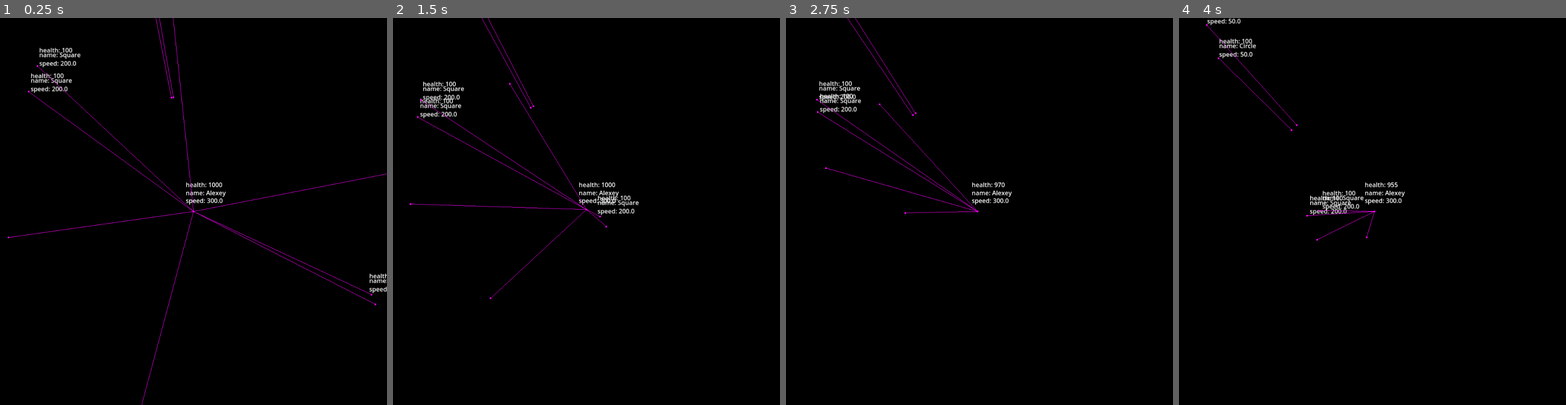
Above: before the commit, frames 1-4 (left to right).
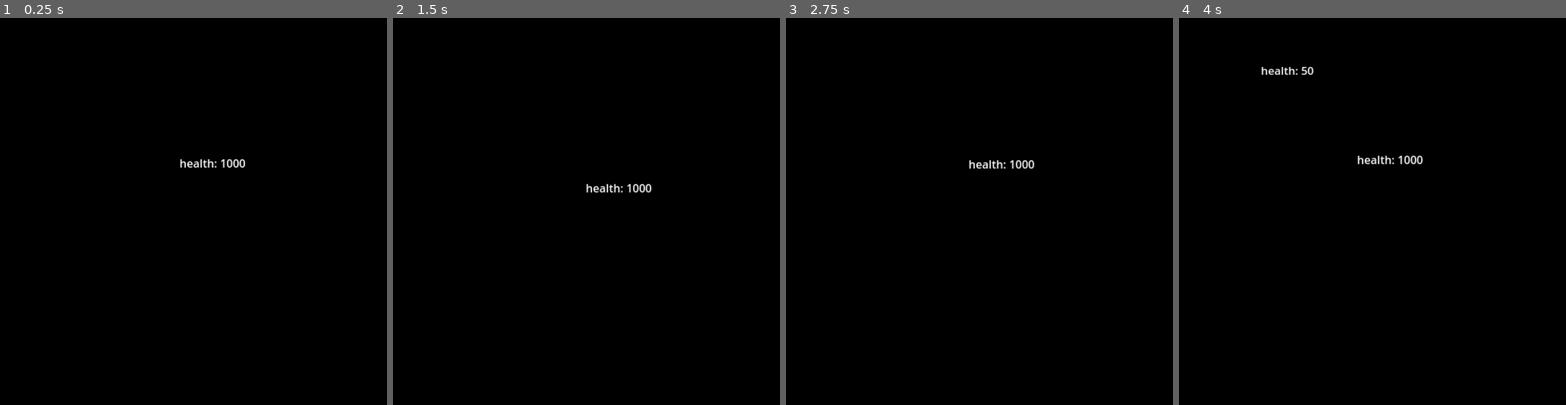
Above: after the commit, the same moments.

Repository: xxxxx-community/TheAihopGG-godot-wild-jam-80
Game: Godot game, scene res://scenes/objects/world/world.tscn
Same seed, same stepped clock (60 frames per second), same inputs: the game is played once before the commit and once after it.
Inputs (mouse positions are in pixels of both pictures, inside the frame that each line leads up to):
- Up to frame 1 (0.25 s): no input
- Up to frame 2 (1.5 s): move the mouse to (671, 192) at 0.52 s; hold D (move_right) 0.53-1.28 s; click (671, 192) at 0.6 s; move the mouse to (509, 230) at 1.27 s; hold Down (move_down) from 1.28 s (still down); tap 1 (select_weapon_1) at 1.35 s
- Up to frame 3 (2.75 s): click (902, 230) at 1.55 s; move the mouse to (1018, 126) at 2.02 s; release Down (move_down) at 2.03 s; hold D (move_right) from 2.03 s (still down); tap 2 (select_weapon_2) at 2.1 s; click (1018, 126) at 2.3 s
- Up to frame 4 (4 s): move the mouse to (1353, 288) at 2.77 s; release D (move_right) at 2.78 s; hold Up (move_up) 2.78-3.53 s; tap 3 (select_weapon_3) at 2.85 s; click (1353, 288) at 3.05 s; move the mouse to (1488, 269) at 3.52 s; hold A (move_left) from 3.53 s (still down); click (1488, 269) at 3.6 s

The runs differ from the first frame. In frame 1, 1.9% of the frame differs, in the area x 2-100%, y 0-100%; in frame 2, 1.6%; in frame 3, 1.4%; in frame 4, 1.5%.

Commit message:
base

Diff:
--- a/scenes/characters/bosses/hexagon_boss/hexagon_boss.gd
+++ b/scenes/characters/bosses/hexagon_boss/hexagon_boss.gd
@@ -23,6 +23,7 @@
 
 func _ready():
 	super._ready()
+	navigation_agent.debug_enabled = GlobalVars.debug_is_enabled
 	shoot_timer.start(shoot_time)
 	spawn_enemy_timer.start(spawn_enemy_time)
 	update_total_point_timer.start(update_total_point_time)
--- a/scenes/characters/character/character.tscn
+++ b/scenes/characters/character/character.tscn
@@ -7,8 +7,6 @@
 collision_layer = 2
 script = ExtResource("1_fnnly")
 show_health_label = true
-show_name_label = true
-show_speed_label = true
 
 [node name="AnimationPlayer" type="AnimationPlayer" parent="."]
 unique_name_in_owner = true
--- a/scenes/characters/enemies/circle_enemy/circle_enemy.gd
+++ b/scenes/characters/enemies/circle_enemy/circle_enemy.gd
@@ -5,13 +5,14 @@
 
 @onready var shoot_timer: Timer = get_node("%ShootTimer")
 @onready var circle_weapon: Weapon = get_node("%CircleWeapon")
-@onready var navigation_agent = get_node("%NavigationAgent2D")
+@onready var navigation_agent: NavigationAgent2D = get_node("%NavigationAgent2D")
 
 var next_path_position: Vector2
 
 func _ready():
 	super._ready()
 	shoot_timer.wait_time = shoot_time
+	navigation_agent.debug_enabled = GlobalVars.debug_is_enabled
 	shoot_timer.start()
 
 func _process(delta):
--- a/scenes/characters/enemies/circle_enemy/circle_enemy.tscn
+++ b/scenes/characters/enemies/circle_enemy/circle_enemy.tscn
@@ -14,10 +14,12 @@
 script = ExtResource("2_8f01s")
 shoot_time = 1.0
 min_distance_to_target = 300.0
+collide_damage_duration = 1.0
 character_name = "Circle"
 speed = 50.0
 health = 100
 max_health = 100
+invulnerability_time = 0.0
 
 [node name="CollisionShape2D" parent="." index="1"]
 shape = SubResource("CircleShape2D_d34tg")
--- a/scenes/characters/enemies/enemy/enemy.tscn
+++ b/scenes/characters/enemies/enemy/enemy.tscn
@@ -12,6 +12,7 @@
 enemy_type = 1
 character_name = "Enemy"
 speed = 100.0
+invulnerability_time = 0.05
 
 [node name="CollisionShape2D" parent="." index="1"]
 debug_color = Color(0.996078, 0, 0, 0.419608)
--- a/scenes/characters/enemies/square_enemy/square_enemy.gd
+++ b/scenes/characters/enemies/square_enemy/square_enemy.gd
@@ -4,12 +4,13 @@
 
 @onready var shoot_timer: Timer = get_node("%ShootTimer")
 @onready var square_enemy_weapon: Weapon = get_node("%SquareEnemyWeapon")
-@onready var navigation_agent = get_node("%NavigationAgent2D")
+@onready var navigation_agent: NavigationAgent2D = get_node("%NavigationAgent2D")
 
 var next_path_position: Vector2
 
 func _ready():
 	super._ready()
+	navigation_agent.debug_enabled = GlobalVars.debug_is_enabled
 	shoot_timer.start(shoot_duration)
 
 func _process(delta):
--- a/scenes/characters/enemies/square_enemy/square_enemy.tscn
+++ b/scenes/characters/enemies/square_enemy/square_enemy.tscn
@@ -6,6 +6,9 @@
 
 [sub_resource type="RectangleShape2D" id="RectangleShape2D_qlr2w"]
 size = Vector2(29, 29)
+
+[sub_resource type="CircleShape2D" id="CircleShape2D_0shrc"]
+radius = 25.0
 
 [node name="SquareEnemy" instance=ExtResource("1_7b5ba")]
 script = ExtResource("2_ke3jm")
@@ -21,6 +24,9 @@
 
 [node name="ShootTimer" type="Timer" parent="Timers" index="1"]
 unique_name_in_owner = true
+
+[node name="CollisionShape2D" parent="AttackArea" index="0"]
+shape = SubResource("CircleShape2D_0shrc")
 
 [node name="Weapons" type="Node" parent="." index="7"]
 
--- a/scenes/characters/enemies/triangle_enemy/triangle_enemy.gd
+++ b/scenes/characters/enemies/triangle_enemy/triangle_enemy.gd
@@ -1,8 +1,12 @@
 extends Enemy
 
-@onready var navigation_agent = get_node("%NavigationAgent2D")
+@onready var navigation_agent: NavigationAgent2D = get_node("%NavigationAgent2D")
 
 var next_path_position: Vector2
+
+func _ready():
+	super._ready()
+	navigation_agent.debug_enabled = GlobalVars.debug_is_enabled
 
 func _process(delta):
 	navigation_agent.target_position = target.global_position
--- a/scenes/characters/enemies/triangle_enemy/triangle_enemy.tscn
+++ b/scenes/characters/enemies/triangle_enemy/triangle_enemy.tscn
@@ -15,9 +15,9 @@
 collide_damage_duration = 3.0
 character_name = "Triangle"
 speed = 200.0
-show_health_label = false
-show_name_label = false
-show_speed_label = false
+health = 50
+max_health = 50
+invulnerability_time = 0.05
 
 [node name="CollisionShape2D" parent="." index="1"]
 shape = SubResource("RectangleShape2D_wiw6w")
--- a/scenes/characters/player/player.tscn
+++ b/scenes/characters/player/player.tscn
@@ -23,6 +23,8 @@
 
 [node name="Camera2D" type="Camera2D" parent="." index="1"]
 unique_name_in_owner = true
+zoom = Vector2(1.8, 1.8)
+position_smoothing_enabled = true
 
 [node name="CollisionShape2D" parent="." index="2"]
 shape = SubResource("CircleShape2D_686vu")
--- /dev/null
+++ b/scenes/components/chaos_value_enlarger/chaos_value_enlarger_component.gd
@@ -0,0 +1,14 @@
+extends Component
+class_name ChaosValueEnlargerComponent
+
+@export var enlarge_chaos_value_time: float
+@export var chaos_enlarge_value: int
+
+@onready var enlarge_chaos_value_timer: Timer = get_node("%EnlargeChaosValueTimer")
+
+func _ready():
+	enlarge_chaos_value_timer.start(enlarge_chaos_value_time)
+
+func _on_enlarge_chaos_value_timer_timeout() -> void:
+	GlobalVars.chaos_value += chaos_enlarge_value
+	print(GlobalVars.chaos_value)
--- /dev/null
+++ b/scenes/components/chaos_value_enlarger/chaos_value_enlarger_component.tscn
@@ -0,0 +1,16 @@
+[gd_scene load_steps=3 format=3 uid="uid://bq8cy6u6t1pck"]
+
+[ext_resource type="PackedScene" uid="uid://bm8gdov5dr8pg" path="res://scenes/components/component/component.tscn" id="1_i84js"]
+[ext_resource type="Script" uid="uid://c51hxk8xb5bog" path="res://scenes/components/chaos_value_enlarger/chaos_value_enlarger_component.gd" id="2_81x7s"]
+
+[node name="ChaosValueEnlargerComponent" instance=ExtResource("1_i84js")]
+script = ExtResource("2_81x7s")
+enlarge_chaos_value_time = 3.0
+chaos_enlarge_value = 1
+
+[node name="Node" type="Node" parent="." index="0"]
+
+[node name="EnlargeChaosValueTimer" type="Timer" parent="Node" index="0"]
+unique_name_in_owner = true
+
+[connection signal="timeout" from="Node/EnlargeChaosValueTimer" to="." method="_on_enlarge_chaos_value_timer_timeout"]
--- a/scenes/components/component/component.gd
+++ b/scenes/components/component/component.gd
@@ -1,4 +1,4 @@
 extends Node
 class_name Component
 
-@export var parent: Character = self.get_parent().get_parent() if self.get_parent() else null
+@export var parent: Node = self.get_parent().get_parent() if self.get_parent() else null
--- a/scenes/objects/enemy_spawner/enemy_spawner.gd
+++ b/scenes/components/enemy_spawner_component/enemy_spawner_component.gd
@@ -1,13 +1,15 @@
-extends Node
-class_name EnemySpawner
+extends Component
+class_name EnemySpawnerComponent
 
-@export var wave_spawn_duration: float
+@export var start_wave_spawn_duration: float
+@export var enemy_spawn_delay_time: float
 @export var enemy_container_node: Node
 @export var min_distance_to_player: float
 @export var max_distance_to_player: float
 @export var spawn_waves_is_enabled: bool = true
 
 @onready var wave_spawn_duration_timer: Timer = get_node("%WaveSpawnDurationTimer")
+@onready var enemy_spawn_delay_timer = get_node("%EnemySpawnDelayTimer")
 
 const JUNIOR_ENEMIES: Array[PackedScene] = [
 	preload("res://scenes/characters/enemies/triangle_enemy/triangle_enemy.tscn"),
@@ -18,22 +20,25 @@
 const SENIOR_ENEMIES: Array[PackedScene] = [
 	preload("res://scenes/characters/enemies/circle_enemy/circle_enemy.tscn"),
 ]
+const FINAL_BOSS: PackedScene = preload("res://scenes/characters/bosses/hexagon_boss/hexagon_boss.tscn")
 
 signal enemy_spawned(enemy: Enemy)
-signal wave_spawned(wave: Array[Enemy])
+signal wave_spawned()
+
+var current_wave: Array[Enemy]
 
 func _ready():
 	assert(max_distance_to_player > min_distance_to_player)
-	wave_spawn_duration_timer.start(wave_spawn_duration)
-	spawn_wave()
+	assert(enemy_container_node)
+	wave_spawn_duration_timer.start(start_wave_spawn_duration + GlobalVars.chaos_value)
+	spawn_wave(generate_wave(round(GlobalVars.chaos_value * 0.5), round(GlobalVars.chaos_value * 0.10), round(GlobalVars.chaos_value * 0.05)))
 
-func spawn_wave() -> void:
+func spawn_wave(wave: Array[Enemy]) -> void:
 	if spawn_waves_is_enabled:
-		var wave: Array[Enemy] = generate_wave(5, 3, 2)
-		for enemy in wave:
-			enemy_container_node.add_child(enemy)
-			enemy_spawned.emit(enemy)
-		wave_spawned.emit(wave)
+		current_wave = wave
+		current_wave.shuffle()
+		enemy_spawn_delay_timer.start(enemy_spawn_delay_time)
+		wave_spawn_duration_timer.start(start_wave_spawn_duration + GlobalVars.chaos_value)
 
 func generate_wave(junior_enemies_count: int, middle_enemies_count: int, senior_enemies_count: int) -> Array[Enemy]:
 	var wave: Array[Enemy]
@@ -53,4 +58,22 @@
 	return arr
 
 func _on_wave_spawn_duration_timer_timeout() -> void:
-	spawn_wave()
+	if GlobalVars.chaos_value < 20:
+		spawn_wave(generate_wave(round(GlobalVars.chaos_value * 0.5), round(GlobalVars.chaos_value * 0.10), round(GlobalVars.chaos_value * 0.05)))
+	else:
+		if spawn_waves_is_enabled:
+			# spawn final boss
+			var boss = FINAL_BOSS.instantiate()
+			boss.target = GlobalVars.player
+			enemy_container_node.add_child(boss)
+			spawn_waves_is_enabled = false
+
+func _on_enemy_spawn_delay_timer_timeout() -> void:
+	if current_wave:
+		var enemy = current_wave[0]
+		current_wave.remove_at(0)
+		enemy_container_node.add_child(enemy)
+		enemy_spawned.emit(enemy)
+		enemy_spawn_delay_timer.start(enemy_spawn_delay_time)
+	else:
+		wave_spawned.emit()
--- /dev/null
+++ b/scenes/components/enemy_spawner_component/enemy_spawner_component.tscn
@@ -0,0 +1,25 @@
+[gd_scene load_steps=3 format=3 uid="uid://bem6p33d82dyc"]
+
+[ext_resource type="PackedScene" uid="uid://bm8gdov5dr8pg" path="res://scenes/components/component/component.tscn" id="1_c44vn"]
+[ext_resource type="Script" uid="uid://cshttyt1ltrol" path="res://scenes/components/enemy_spawner_component/enemy_spawner_component.gd" id="2_n7kfl"]
+
+[node name="EnemySpawnerComponent" instance=ExtResource("1_c44vn")]
+script = ExtResource("2_n7kfl")
+start_wave_spawn_duration = 0.0
+enemy_spawn_delay_time = 1.0
+min_distance_to_player = 500.0
+max_distance_to_player = 700.0
+spawn_waves_is_enabled = true
+
+[node name="Timers" type="Node" parent="." index="0"]
+
+[node name="WaveSpawnDurationTimer" type="Timer" parent="Timers" index="0"]
+unique_name_in_owner = true
+one_shot = true
+
+[node name="EnemySpawnDelayTimer" type="Timer" parent="Timers" index="1"]
+unique_name_in_owner = true
+one_shot = true
+
+[connection signal="timeout" from="Timers/WaveSpawnDurationTimer" to="." method="_on_wave_spawn_duration_timer_timeout"]
+[connection signal="timeout" from="Timers/EnemySpawnDelayTimer" to="." method="_on_enemy_spawn_delay_timer_timeout"]
--- a/scenes/objects/enemy_spawner/enemy_spawner.tscn
+++ /dev/null
@@ -1,13 +0,0 @@
-[gd_scene load_steps=2 format=3 uid="uid://pldnrkpsnr3y"]
-
-[ext_resource type="Script" uid="uid://3ru3iyn08v60" path="res://scenes/objects/enemy_spawner/enemy_spawner.gd" id="1_5j2iw"]
-
-[node name="EnemySpawner" type="Node"]
-script = ExtResource("1_5j2iw")
-
-[node name="Timers" type="Node" parent="."]
-
-[node name="WaveSpawnDurationTimer" type="Timer" parent="Timers"]
-unique_name_in_owner = true
-
-[connection signal="timeout" from="Timers/WaveSpawnDurationTimer" to="." method="_on_wave_spawn_duration_timer_timeout"]
--- a/scenes/objects/weapons/circle_weapon/circle_weapon.gd
+++ b/scenes/objects/weapons/circle_weapon/circle_weapon.gd
@@ -1,9 +1,12 @@
 extends Weapon
 
+@export var count: int
+
 func get_shoot_vectors(target_vector: Vector2) -> Array[Vector2]:
-	return [
-		target_vector,
-		Vector2(-target_vector.x, -target_vector.y),
-		Vector2(-target_vector.y, target_vector.x),
-		Vector2(target_vector.y, -target_vector.x)
-	]
+	var vectors: Array[Vector2]
+	var angle = rad_to_deg(int(360 / float(count)))
+	var current_angle: float = rad_to_deg(target_vector.normalized().angle())
+	for i in range(count):
+		vectors.append(Vector2.from_angle(deg_to_rad(current_angle)) * target_vector.length())
+		current_angle += angle
+	return vectors
--- a/scenes/objects/weapons/circle_weapon/circle_weapon.tscn
+++ b/scenes/objects/weapons/circle_weapon/circle_weapon.tscn
@@ -6,5 +6,6 @@
 
 [node name="CircleWeapon" instance=ExtResource("1_wbxsu")]
 script = ExtResource("2_ptx0u")
+count = 10
 bullet = ExtResource("3_2yxmk")
 duration = 1.0
--- a/scenes/objects/world/world.tscn
+++ b/scenes/objects/world/world.tscn
@@ -1,9 +1,10 @@
-[gd_scene load_steps=6 format=3 uid="uid://osff4b4kntj4"]
+[gd_scene load_steps=7 format=3 uid="uid://osff4b4kntj4"]
 
 [ext_resource type="Script" uid="uid://8n87xxfrg1wu" path="res://scenes/objects/world/world.gd" id="1_gmxm5"]
 [ext_resource type="PackedScene" uid="uid://5bh1m3ruoeml" path="res://scenes/objects/world_borders/world_borders.tscn" id="3_3kq53"]
 [ext_resource type="PackedScene" uid="uid://dy3tbnu1cbd80" path="res://scenes/characters/player/player.tscn" id="3_neq0c"]
-[ext_resource type="PackedScene" uid="uid://pldnrkpsnr3y" path="res://scenes/objects/enemy_spawner/enemy_spawner.tscn" id="4_neq0c"]
+[ext_resource type="PackedScene" uid="uid://bem6p33d82dyc" path="res://scenes/components/enemy_spawner_component/enemy_spawner_component.tscn" id="5_24dl5"]
+[ext_resource type="PackedScene" uid="uid://bq8cy6u6t1pck" path="res://scenes/components/chaos_value_enlarger/chaos_value_enlarger_component.tscn" id="5_a5r84"]
 
 [sub_resource type="NavigationPolygon" id="NavigationPolygon_neq0c"]
 vertices = PackedVector2Array(1142, 694, -1014.05, 694, -1021.95, -894.25, 1142, -949.727)
@@ -29,8 +30,10 @@
 visible = false
 navigation_polygon = SubResource("NavigationPolygon_neq0c")
 
-[node name="EnemySpawner" parent="." node_paths=PackedStringArray("enemy_container_node") instance=ExtResource("4_neq0c")]
-wave_spawn_duration = 20.0
-enemy_container_node = NodePath("../Characters")
-min_distance_to_player = 500.0
-max_distance_to_player = 700.0
+[node name="Components" type="Node" parent="."]
+
+[node name="ChaosValueEnlargerComponent" parent="Components" node_paths=PackedStringArray("parent") instance=ExtResource("5_a5r84")]
+parent = NodePath("../..")
+
+[node name="EnemySpawnerComponent" parent="Components" node_paths=PackedStringArray("enemy_container_node") instance=ExtResource("5_24dl5")]
+enemy_container_node = NodePath("../../Characters")
--- a/scenes/singletones/global_vars/global_vars.gd
+++ b/scenes/singletones/global_vars/global_vars.gd
@@ -2,6 +2,9 @@
 
 @onready var world: World
 @onready var player: Player
+
+var chaos_value: int = 1
+var debug_is_enabled: bool = false
 
 class AnimationsNames:
 	static var death: String = "death"
Not shown: 1 places in scenes/characters/enemies/square_enemy/square_enemy.tscn that only renumber resources
Not shown, added: scenes/components/chaos_value_enlarger/chaos_value_enlarger_component.gd.uid
Not shown, added: scenes/components/enemy_spawner_component/enemy_spawner_component.gd.uid
Not shown, removed: scenes/objects/enemy_spawner/enemy_spawner.gd.uid
